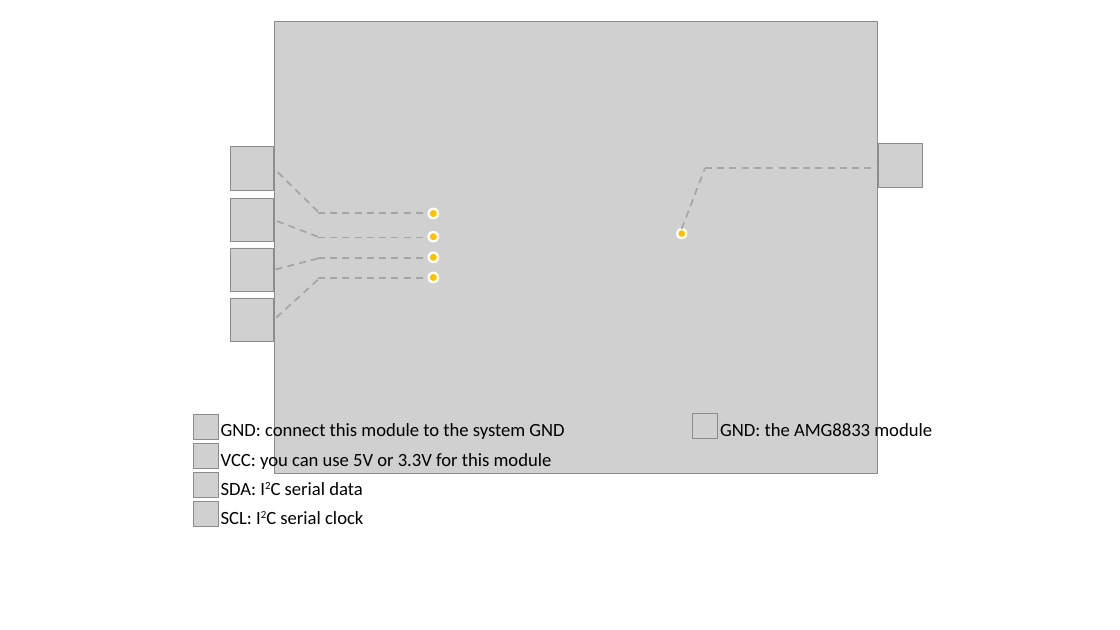
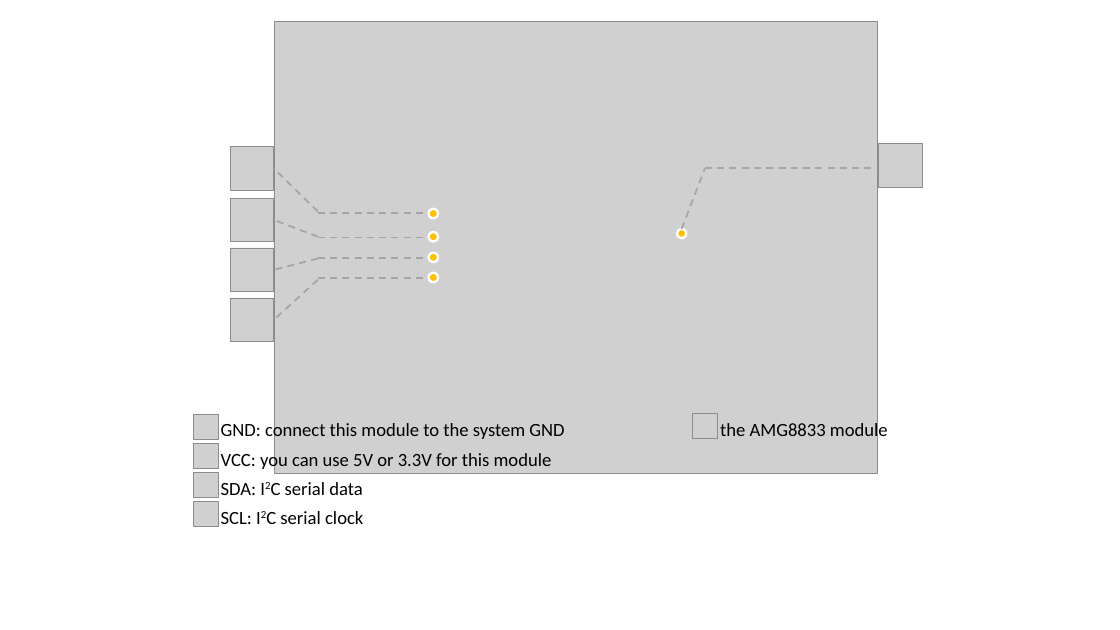
Before and after one commit to SeeedDocument/Grove-Infrared_Temperature_Sensor_Array-AMG8833, a slide deck: slide 1 of img/pin_map.pptx. Drawn at 1120x630 pixels with LibreOffice and Linux fonts; fonts in the diff are those of the drawing; grey boxes stand for pictures. Boxes give left, top, right and bottom in pixels: in the first picture for what was removed or moved away, otherwise in the second. Text is boxed around its words. In the diff, an @@ line names an element or a change of style, - is before the commit and + after.

```diff
--- a/img/pin_map.pptx
+++ b/img/pin_map.pptx
@@ text at <box>720,421,888,442</box>: text changed @@
-GND: the AMG8833 module
+the AMG8833 module
```
Also in this commit, not shown: 1 other slide changed, 3 other files.
